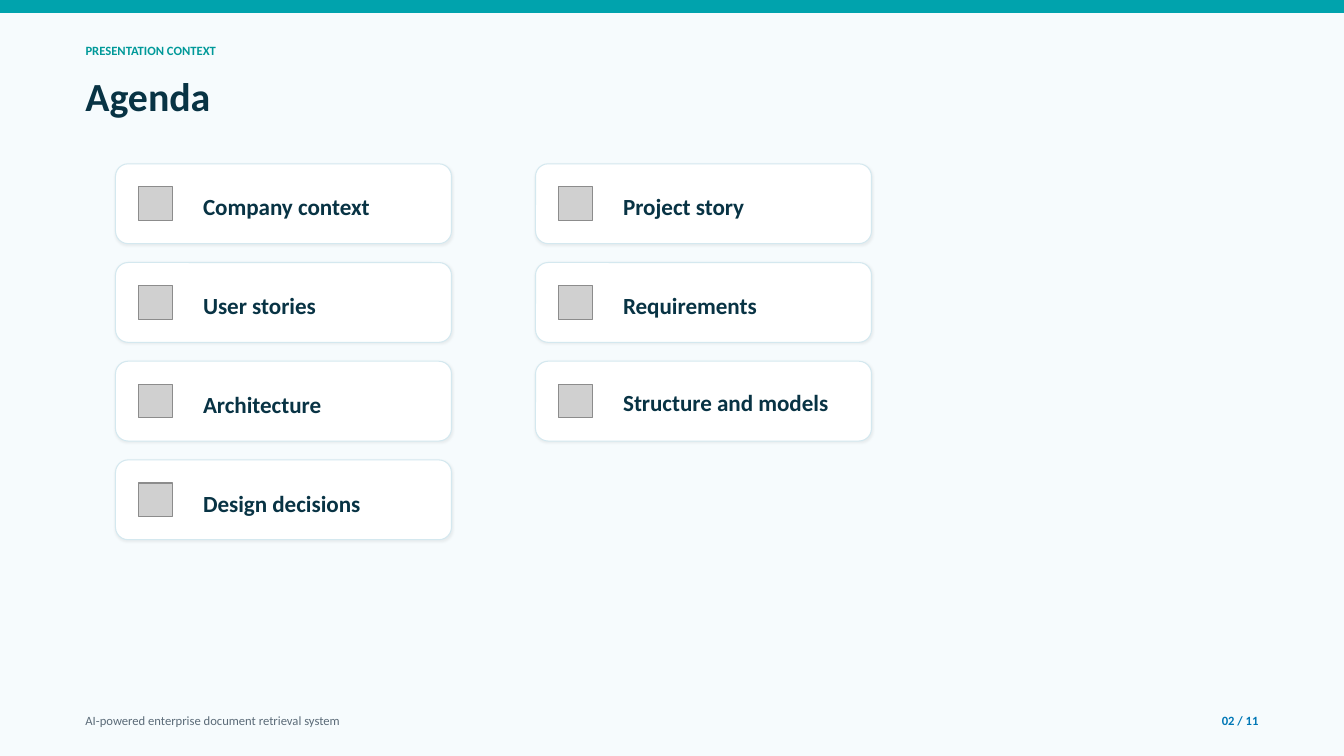
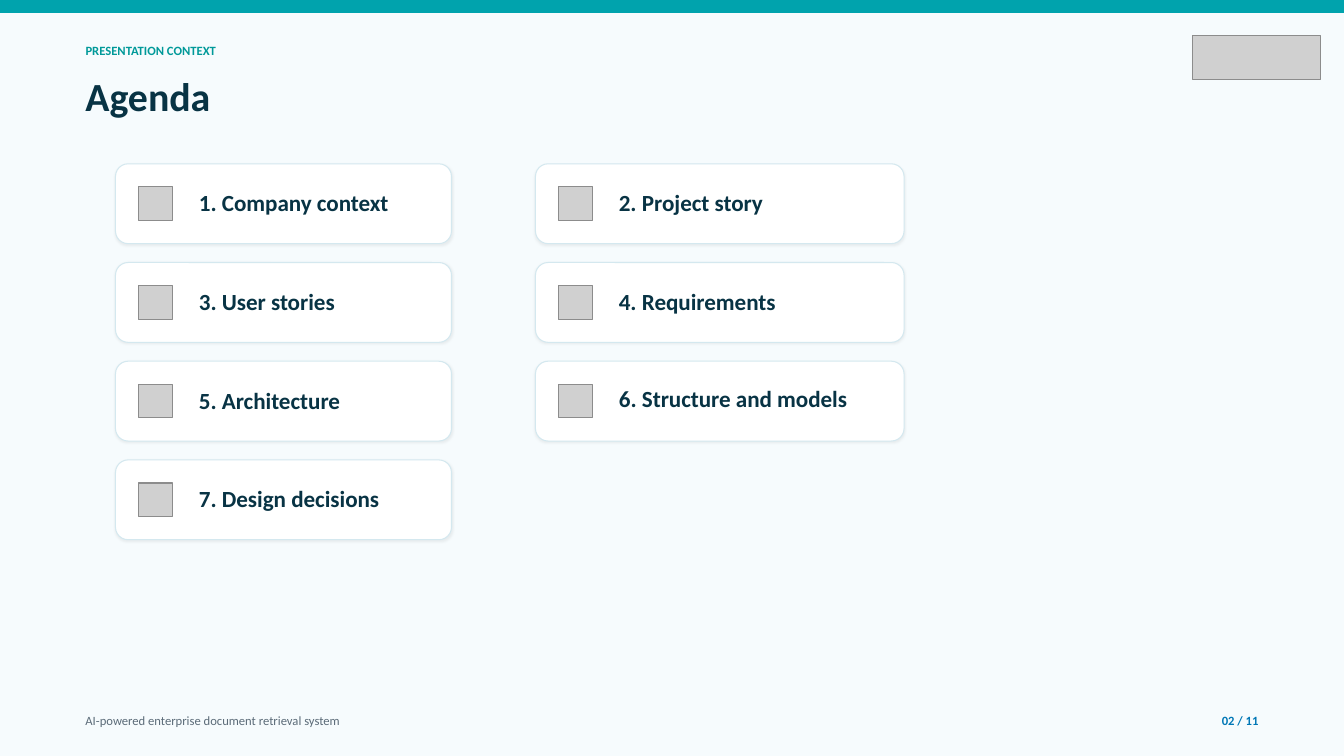
Before and after one commit to alifhossain174/Masters-Internship-Report, a slide deck: slide 2 of Software Specification & Design.pptx. Drawn at 1344x756 pixels with LibreOffice and Linux fonts; fonts in the diff are those of the drawing; grey boxes stand for pictures. Boxes give left, top, right and bottom in pixels: in the first picture for what was removed or moved away, otherwise in the second. Text is boxed around its words. In the diff, an @@ line names an element or a change of style, - is before the commit and + after.

```diff
--- a/Software Specification & Design.pptx
+++ b/Software Specification & Design.pptx
@@ picture added at [1193,36,1320,80] @@
@@ rounded rectangle: place and size @@
-rounded rectangle at [535,163,871,243]
+rounded rectangle at [535,163,904,243]
@@ text at [199,196,389,215]: text changed @@
-Company context
+1. Company context
@@ text at [619,195,763,215]: text changed @@
-Project story
+2. Project story
@@ rounded rectangle: place and size @@
-rounded rectangle at [535,262,871,342]
+rounded rectangle at [535,262,904,342]
@@ text at [199,294,335,310]: text changed @@
-User stories
+3. User stories
@@ text at [619,294,776,314]: text changed @@
-Requirements
+4. Requirements
@@ rounded rectangle: place and size @@
-rounded rectangle at [535,361,871,441]
+rounded rectangle at [535,361,904,441]
@@ text at [199,392,340,409]: text changed @@
-Architecture
+5. Architecture
@@ text at [619,390,847,407]: text changed @@
-Structure and models
+6. Structure and models
@@ text at [199,490,379,511]: text changed @@
-Design decisions
+7. Design decisions
```
Also in this commit, not shown: 9 other slides changed, 4 other files.
